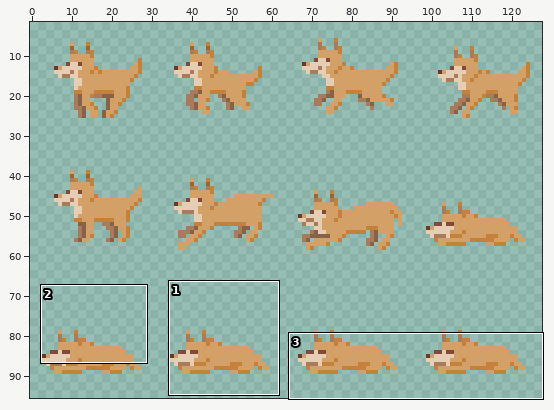
Two states of a sprite sheet, Assets/SpriteSheets/pupperino.png. The picture above shows the old version from afar; the outline marks the close-up.
Close-up. The starting point:
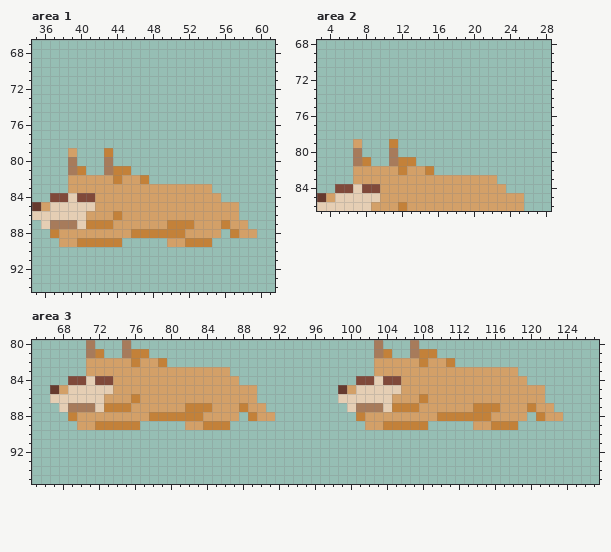
The file is 128x96 pixels. Shown: area 1: x 35..61, y 67..94; area 2: x 3..28, y 68..86; area 3: x 65..127, y 80..95. The wide view leaves out empty margins. The commit also changed other parts of the picture, which this record leaves out.
New version:
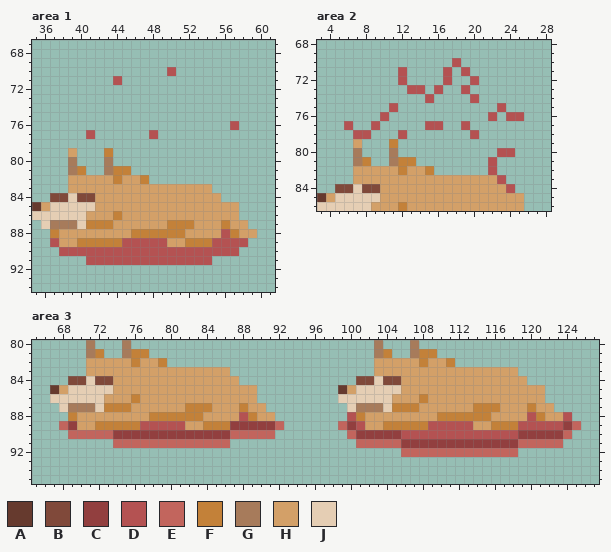
Palette (. is transparent): A #663a2e  B #80493a  C #923f3f  D #b45252  E #c2655d  F #c38139  G #a77b5b  H #d3a068  J #e5ceb4
Change:
Area 1:
y 70: x 50 . -> D
y 71: x 44 . -> D
y 76: x 57 . -> D
y 77: x 41 . -> D; x 48 . -> D
y 88: x 56 . -> D
y 89: x 37 . -> D; x 45..49 ..... -> DDDDD; x 55..58 .... -> DDDD
y 90: x 38..57 .................... -> DDDDDDDDDDDDDDDDDDDD
y 91: x 41..54 .............. -> DDDDDDDDDDDDDD
Area 2:
y 70: x 18 . -> D
y 71: x 12 . -> D; x 17 . -> D; x 19 . -> D
y 72: x 12 . -> D; x 17 . -> D; x 20 . -> D
y 73: x 13..14 .. -> DD; x 16 . -> D; x 19 . -> D
y 74: x 15 . -> D; x 20 . -> D
y 75: x 11 . -> D; x 23 . -> D
y 76: x 10 . -> D; x 22 . -> D; x 24..25 .. -> DD
y 77: x 6 . -> D; x 9 . -> D; x 15..16 .. -> DD; x 19 . -> D
y 78: x 7..8 .. -> DD; x 12 . -> D; x 20 . -> D
y 80: x 23..24 .. -> DD
y 81..82: x 22 . -> D
y 83: x 23 . -> D
y 84: x 24 . -> D
Area 3:
y 88: x 88 . -> D; x 100 . -> D; x 120 . -> D; x 124 . -> D
y 89: x 68..69 .. -> EC; x 77..81 ..... -> DDDDD; x 87..92 ...... -> CCCCCE; x 99..101 ... -> ECD; x 109..113 ..... -> DDDDD; x 119..125 ....... -> DDDDDCE
y 90: x 69..91 ....................... -> EEEEECCCCCCCCCCCCCEEEEE; x 100..124 ......................... -> ECCCCCDDDDDDDDDDDDDCCCCCE
y 91: x 74..86 ............. -> EEEEEEEEEEEEE; x 101..123 ....................... -> EEEEECCCCCCCCCCCCCEEEEE
y 92: x 106..118 ............. -> EEEEEEEEEEEEE
